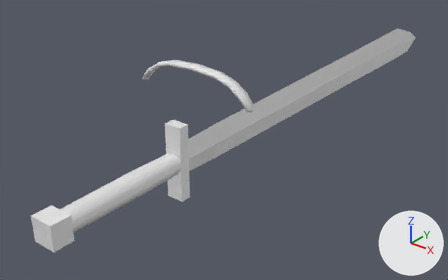
What one commit did to the glTF model models/characters/agent_props.glb.
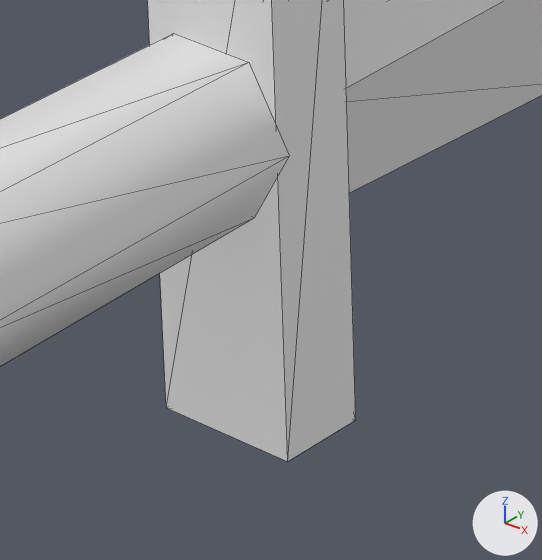
Old and new are each drawn whole from a camera (50 mm lens) standing at (0.511, -0.456, 0.39) and looking at (-0.063, 0.261, -0.055) and again close up on the part from 33% to 47% of the width and 53% to 76% of the height. Arrows for +X, +Y and +Z are at lower right; the lights stay in place. The first two pictures are the older version. The close-ups show mesh edges as thin lines.

Names of what the first close-up shows: 'BladeMesh'.
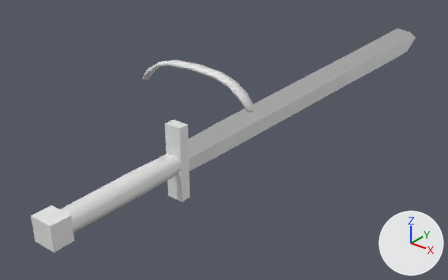
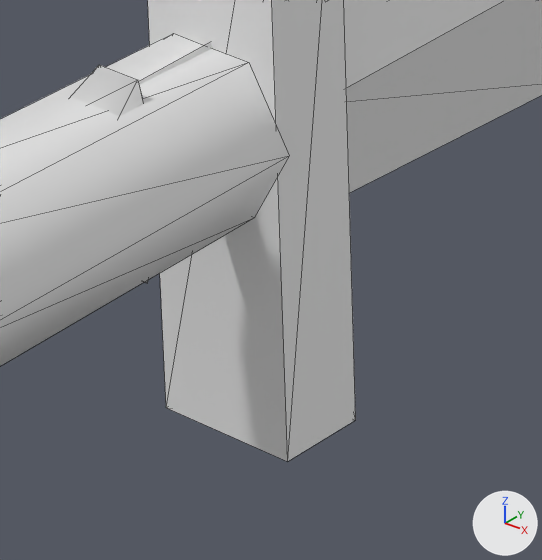
Pixel boxes (x1, y1, x2, y2) of what changed, in the close-ups (542 x 560 px):
'KnifeMesh', added (mostly hidden): after (71, 42, 212, 283)

The change, as a list of edits to the scene's bpy script:
```text
Add me_knifemesh:
    me_knifemesh.from_pydata(...)  # 39 vertices, 68 faces; spans x -0.013..0.013, y -0.06..0.205, z -0.017..0.017
    me_knifemesh.materials.append(mat_agent)  # white #e7e7e7
Add ob_knifemesh:
    ob_knifemesh = bpy.data.objects.new('KnifeMesh', me_knifemesh)
    ob_knifemesh.location = (0.0, 0.0, 0.0)
```
